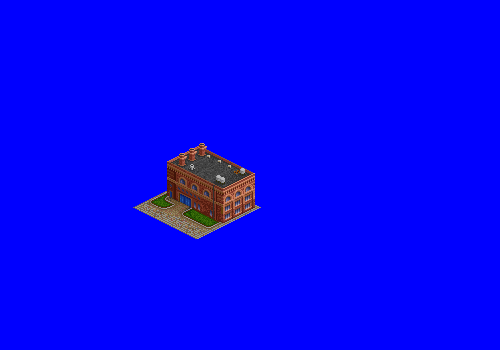
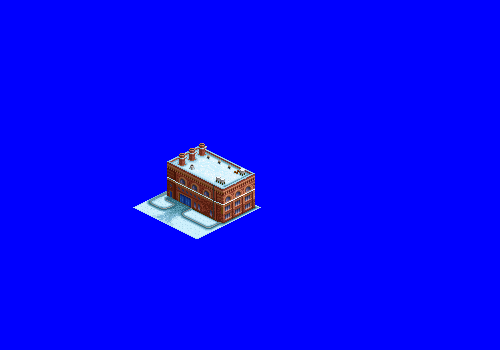
Before/after of a 500x350 layered artwork. What changed in the layer stack:
added layer "ground snow" above "ground greeble" over [133, 191, 261, 239]
showed "snow" (2nd of 2, in "main building"), painted on it over [167, 146, 255, 205]
